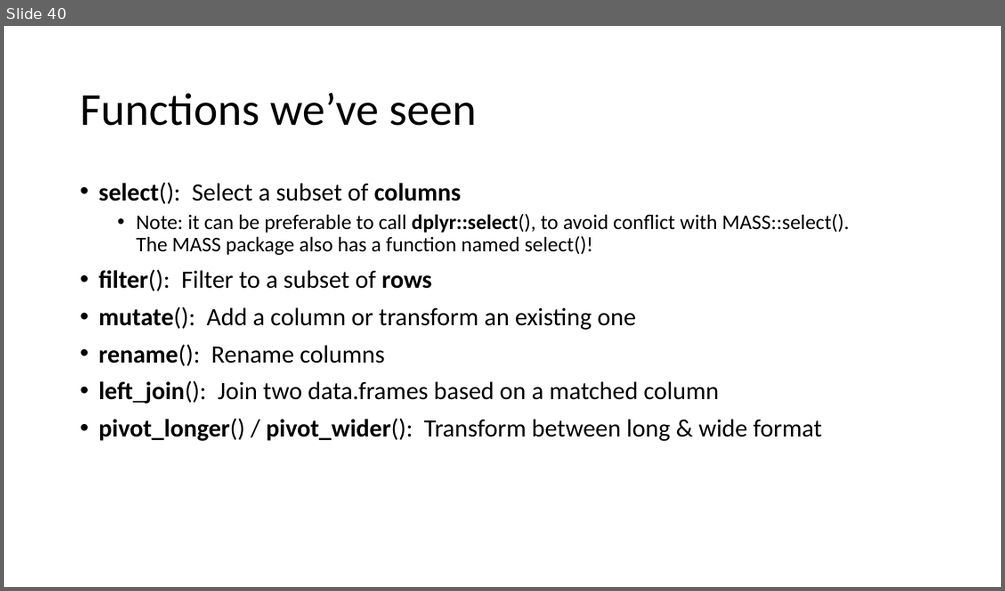
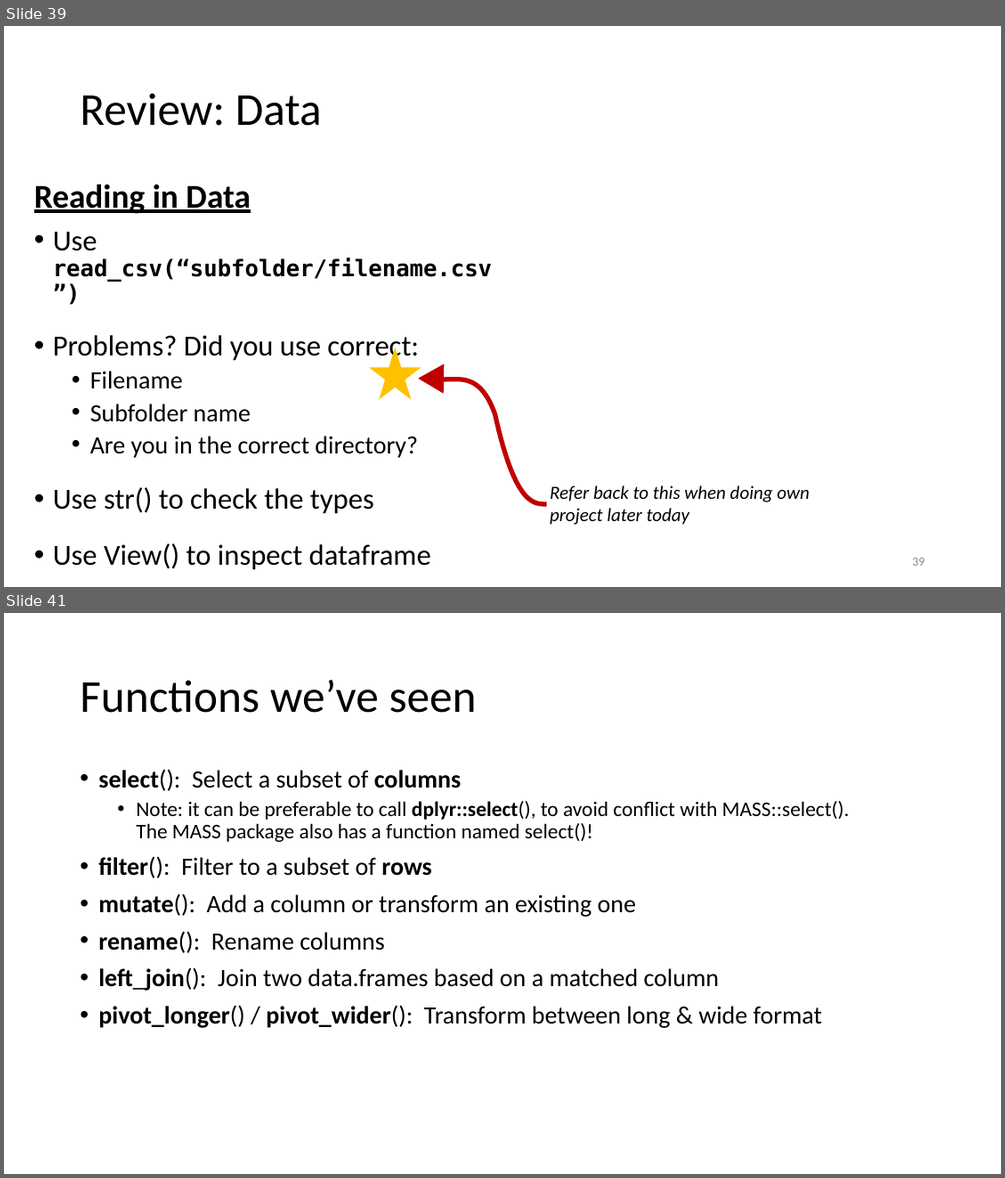
Before and after one commit to justinpriest/ADFG_R_Intro_Workshop, a slide deck: presentations/6 - Data Manipulation with tidyverse.pptx. Shown one above the other, each under a label of ours: slide 40 before the commit, slides 39 and 41 after it; the slides between them are not shown. The pictures are 1005x591 and 1005x1178 pixels, drawn with LibreOffice and Linux fonts; fonts in the diff are those of the drawing. Boxes give left, top, right and bottom in pixels: in the first picture for what was removed or moved away, otherwise in the second. Text is boxed around its words. In the diff, an @@ line names an element or a change of style, - is before the commit and + after.

```diff
--- a/presentations/6 - Data Manipulation with tidyverse.pptx
+++ b/presentations/6 - Data Manipulation with tidyverse.pptx
@@ slide 39 added at [4, 26, 1001, 587], background #FFFFFF @@
@@ title added at [80, 93, 322, 126], 44 pt, text #000000 @@
+Review: Data
@@ text added at [34, 184, 492, 570], 28 pt, text #000000 @@
+Reading in Data
+• Use read_csv(“subfolder/filename.csv”)
+• Problems? Did you use correct:
+  • Filename
+  • Subfolder name
+  • Are you in the correct directory?
+• Use str() to check the types
+• Use View() to inspect dataframe
@@ star added at [369, 347, 421, 400], fill #FFC000 @@
@@ triangle added at [419, 363, 457, 401], fill #C00000 @@
@@ freeform shape added at [429, 358, 547, 522], outline #C00000 4.5 pt @@
@@ text added at [550, 485, 809, 524], 18 pt, text #000000, italic @@
+Refer back to this when doing own project later today
@@ page number added at [912, 557, 924, 565], 12 pt, text #8C8C8C @@
+39
@@ what was slide 40 is now slide 41 @@
```
Also in this commit, not shown: 21 slides changed, 1 other slide added, 1 slide removed.
